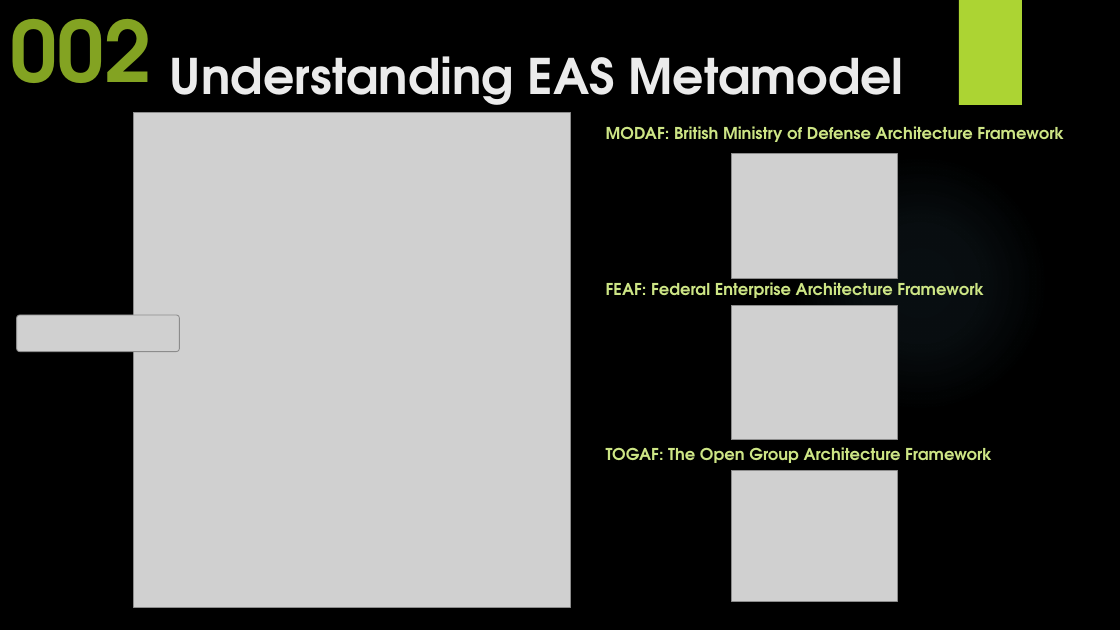
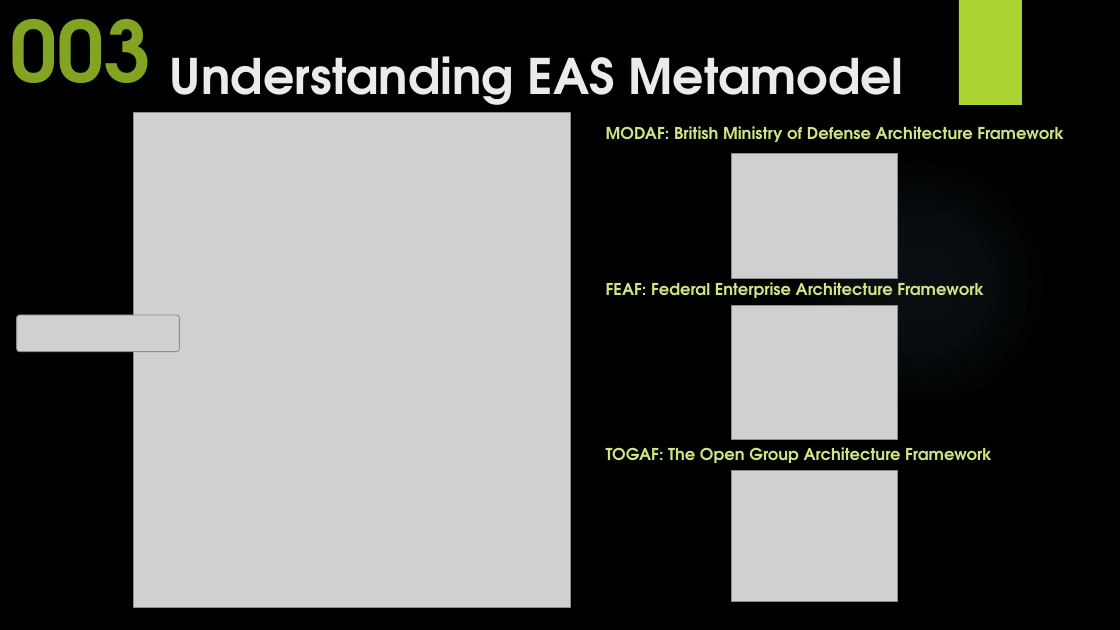
Before and after one commit to yasenstar/EA_MetaModel, a slide deck: slide 3 of Master_EAS_Meta-Model.pptx (slide 2 before the commit). Drawn at 1120x630 pixels with LibreOffice and Linux fonts; fonts in the diff are those of the drawing; grey boxes stand for pictures; background and template pictures are left out. Boxes give left, top, right and bottom in pixels: in the first picture for what was removed or moved away, otherwise in the second. Text is boxed around its words. In the diff, an @@ line names an element or a change of style, - is before the commit and + after.

```diff
--- a/Master_EAS_Meta-Model.pptx
+++ b/Master_EAS_Meta-Model.pptx
@@ text at (10, 19, 151, 117): text changed @@
-002
+003
```
Also in this commit, not shown: 4 other slides changed, 2 slides added, 8 other files.
